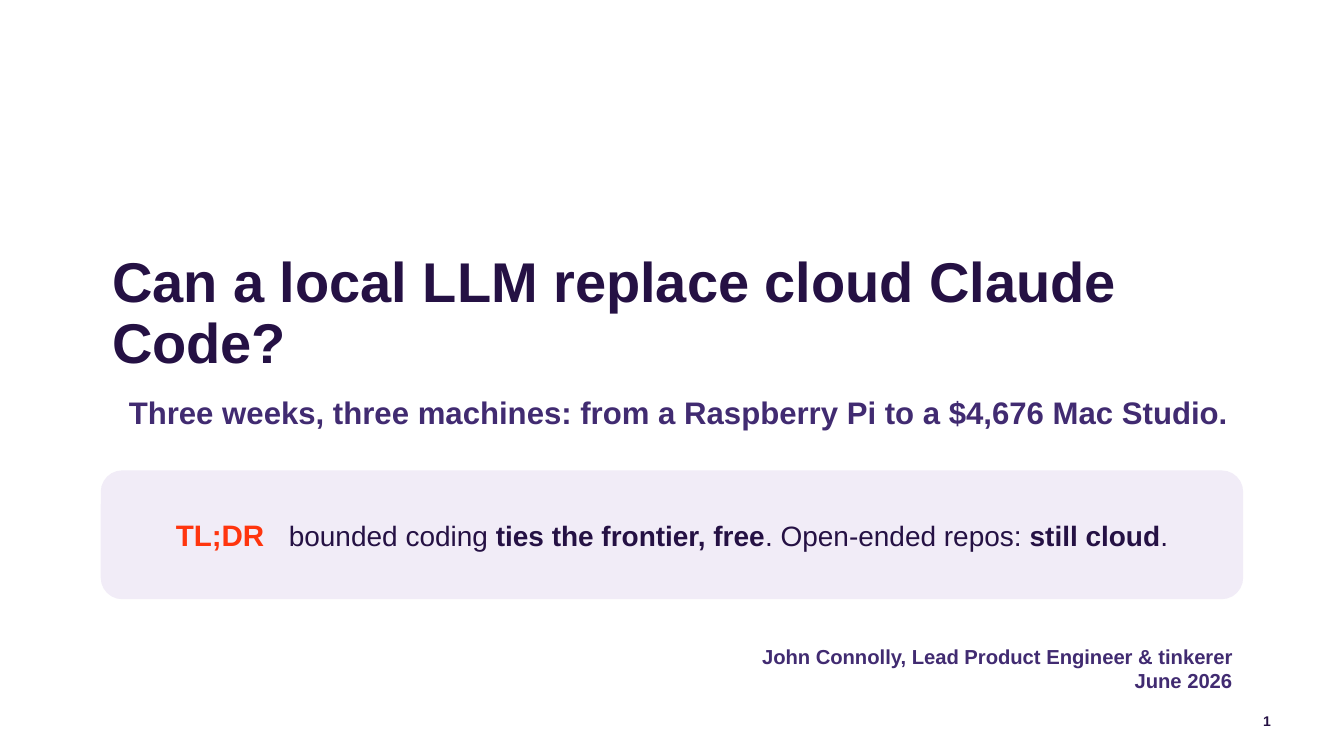
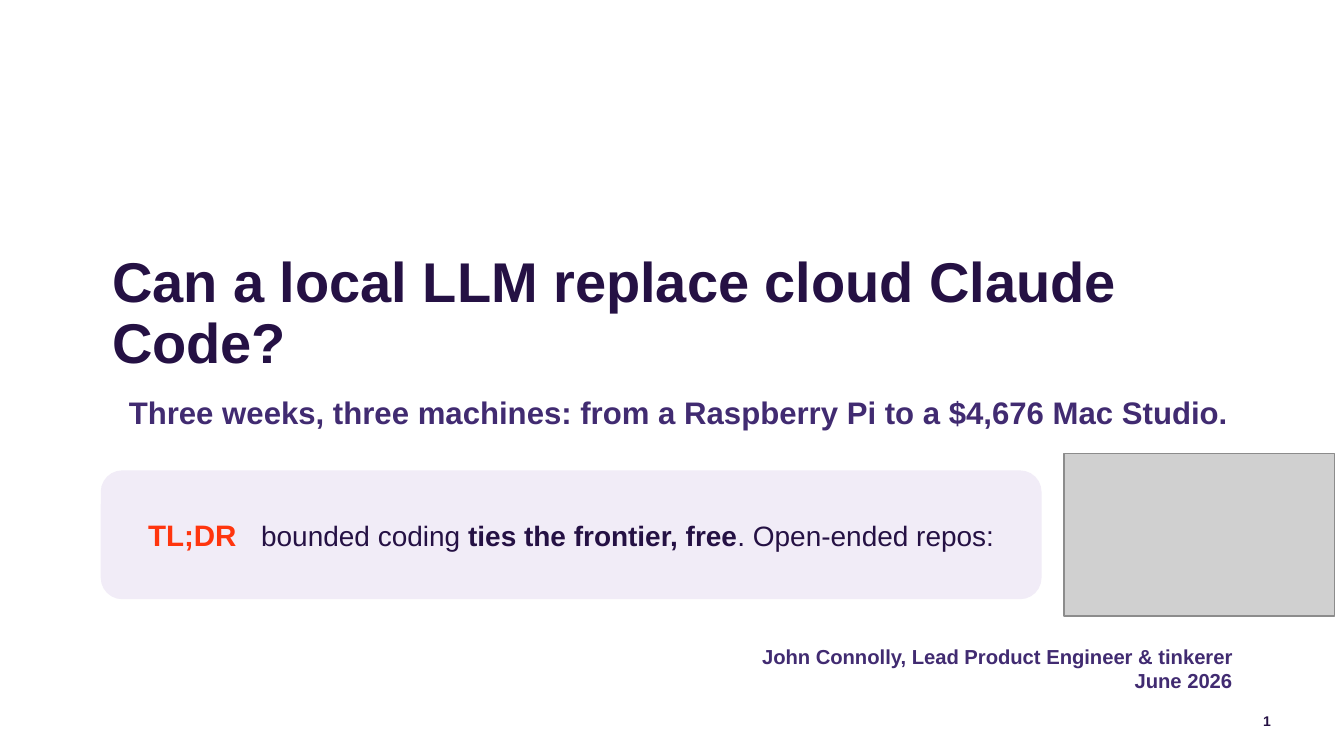
Before and after one commit to jconnolly/local-llm-pi5, a slide deck: slide 1 of local-llm-datasociety.pptx. Drawn at 1344x756 pixels with LibreOffice and Linux fonts; fonts in the diff are those of the drawing; grey boxes stand for pictures; background and template pictures are left out. Boxes give left, top, right and bottom in pixels: in the first picture for what was removed or moved away, otherwise in the second. Text is boxed around its words. In the diff, an @@ line names an element or a change of style, - is before the commit and + after.

Commit message:
Title slide: TL;DR ends at 'Open-ended repos:' with Conceited reaction gif as the punchline; 'why not?' origin title

```diff
--- a/local-llm-datasociety.pptx
+++ b/local-llm-datasociety.pptx
@@ rounded rectangle "TL;DR bounded coding ties the ...": place and size @@
-rounded rectangle "TL;DR bounded coding ties the ..." at <box>101,470,1243,599</box>
+rounded rectangle "TL;DR bounded coding ties the ..." at <box>101,470,1042,599</box>
@@ picture added at <box>1064,454,1334,616</box> @@
@@ text in rounded rectangle at <box>148,525,994,551</box>: text changed; bold off @@
-TL;DR bounded coding ties the frontier, free. Open-ended repos: still cloud.
+TL;DR bounded coding ties the frontier, free. Open-ended repos:
```
Also in this commit, not shown: 1 other slide changed, 4 other files.
